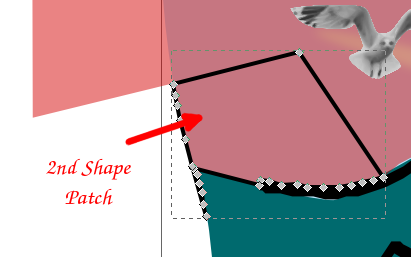
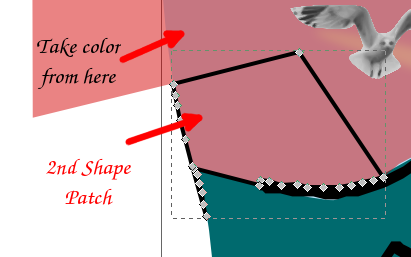
Two versions of the same layered image (411px x 257px). Layer-by-layer changes:
added layer "Arrow -- Take color from here" above "text -- Take color from here" over [left=119, top=30, right=185, bottom=64]
added layer "text -- Take color from here" above "Arrow -- 2nd shape" over [left=37, top=37, right=121, bottom=89]
